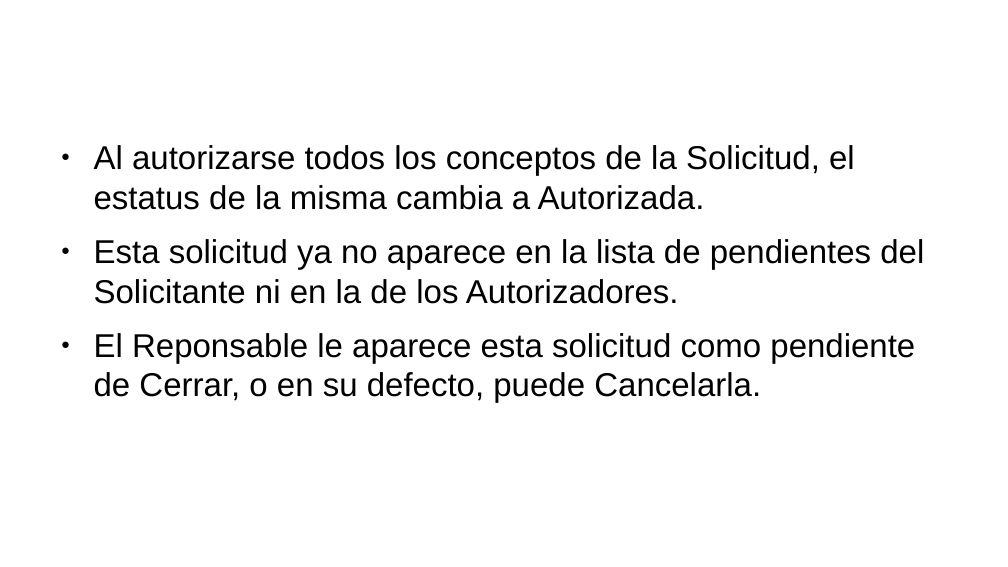
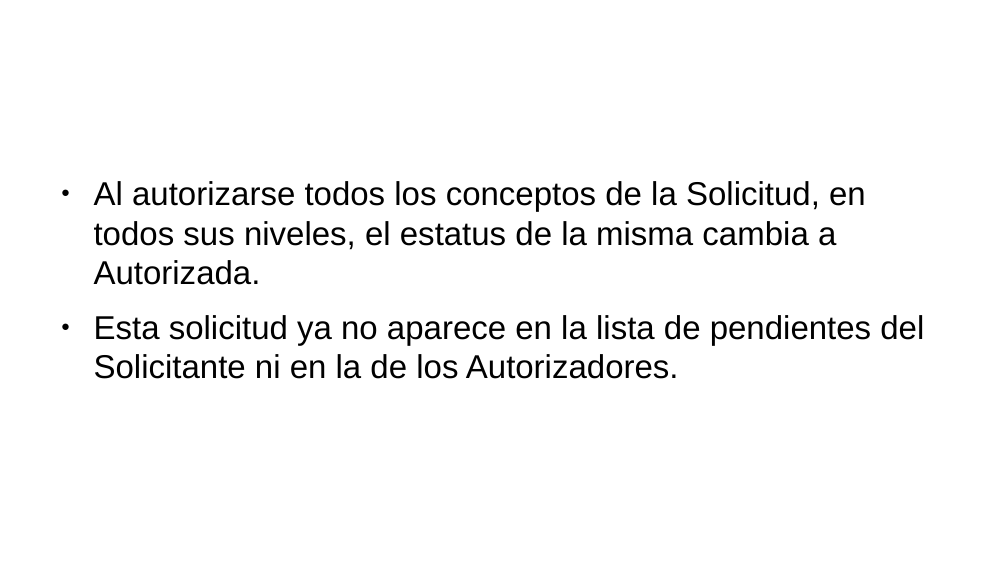
Before and after one commit to jas12345/ASN, a slide deck: slide 8 of Documentos/Secuencia de Rechazos, Cierres y Cancelaciones en ASN.odp. Drawn at 1008x567 pixels with LibreOffice and Linux fonts; fonts in the diff are those of the drawing; background and template pictures are left out. Boxes give left, top, right and bottom in pixels: in the first picture for what was removed or moved away, otherwise in the second. Text is boxed around its words. In the diff, an @@ line names an element or a change of style, - is before the commit and + after.

Commit message:
Cambios Varios Captura de Solicitudes, Autorizaciones 2

```diff
--- a/Documentos/Secuencia de Rechazos, Cierres y Cancelaciones en ASN.odp
+++ b/Documentos/Secuencia de Rechazos, Cierres y Cancelaciones en ASN.odp
@@ text "Al autorizarse todos los conceptos ..." moved from (x1=94, y1=145, x2=924, y2=403) to (x1=94, y1=181, x2=924, y2=379) @@
@@ text at (x1=94, y1=181, x2=866, y2=285): text changed @@
-● Al autorizarse todos los conceptos de la Solicitud, el estatus de la misma cambia a Autorizada.
+● Al autorizarse todos los conceptos de la Solicitud, en todos sus niveles, el estatus de la misma cambia a Autorizada.
@@ text at (x1=94, y1=333, x2=915, y2=403): paragraph removed @@
-● El Reponsable le aparece esta solicitud como pendiente de Cerrar, o en su defecto, puede Cancelarla.
```
Also in this commit, not shown: 1 slide added, 4 slides removed, 10 other files.
